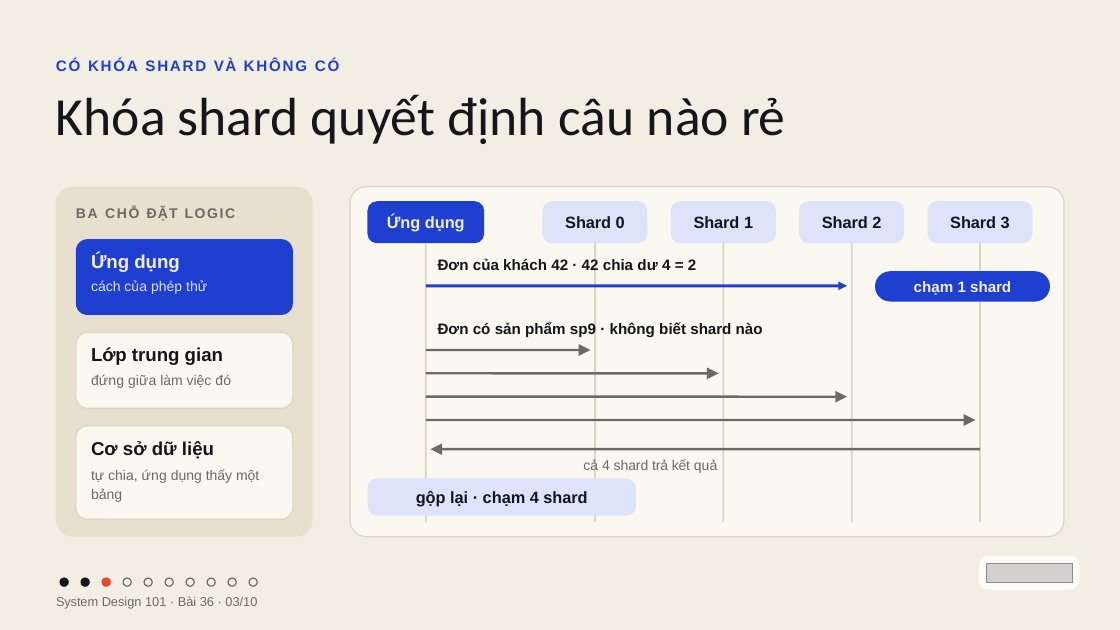
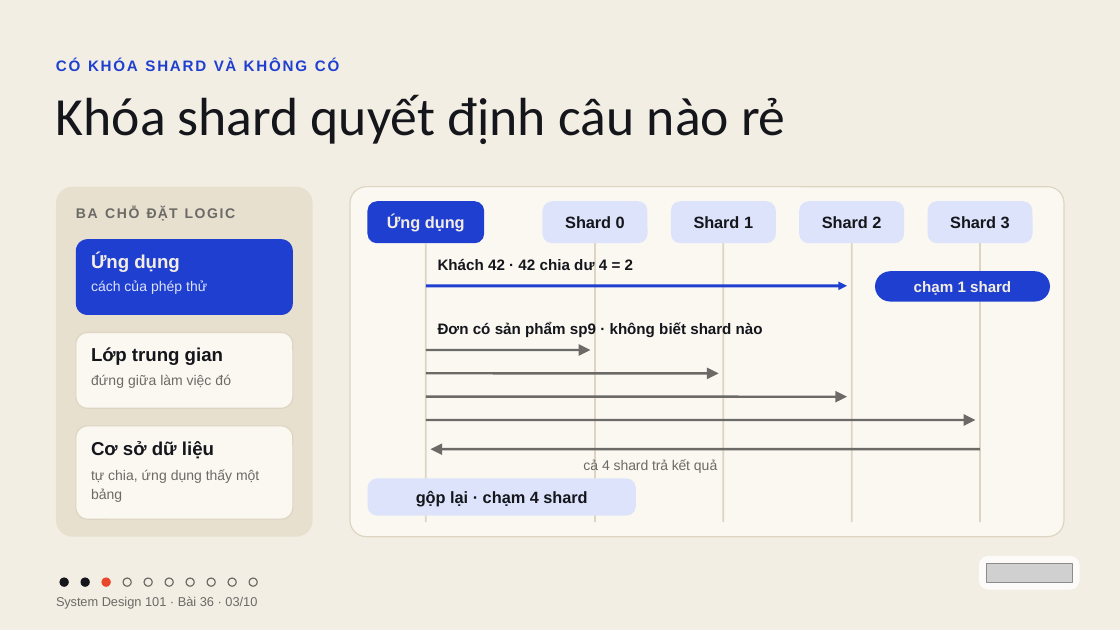
Before and after one commit to vohoailinh90/tool-marketing-studio, a slide deck: slide 3 of system-design-101/vi/lessons/sd-04-036/slides/sd-04-036.pptx. Drawn at 1120x630 pixels with LibreOffice and Linux fonts; fonts in the diff are those of the drawing; grey boxes stand for pictures. Boxes give left, top, right and bottom in pixels: in the first picture for what was removed or moved away, otherwise in the second. Text is boxed around its words. In the diff, an @@ line names an element or a change of style, - is before the commit and + after.

```diff
--- a/system-design-101/vi/lessons/sd-04-036/slides/sd-04-036.pptx
+++ b/system-design-101/vi/lessons/sd-04-036/slides/sd-04-036.pptx
@@ text at (438,259,633,270): text changed @@
-Đơn của khách 42 · 42 chia dư 4 = 2
+Khách 42 · 42 chia dư 4 = 2
```
Also in this commit, not shown: 1 other slide changed.
